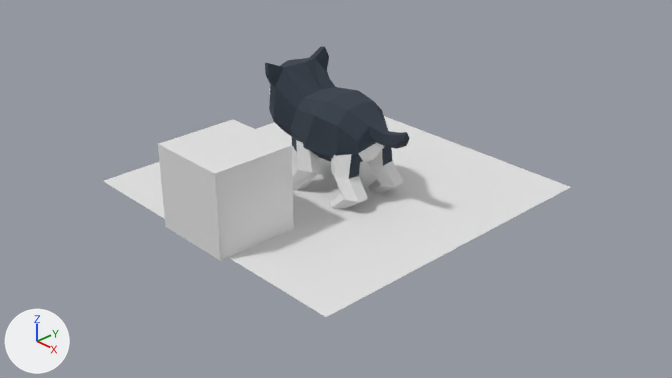
What one commit did to the Blender file blender/husky.blend.
Before and after are seen from the file's camera 'Camera'. The axes (+X, +Y, +Z) are drawn at lower left. The lights are the same throughout.

Script lines for the objects in view, before the commit:
```python
me_cube = bpy.data.meshes.new('Cube')
me_cube.from_pydata(...)  # 78 vertices, 66 faces, 2 loose edges; spans x -1.08..1.13, y -0.49..0.0, z 0.41..1.47
# faces by material slot: [39, 26, 1]
me_cube.materials.append(mat_grey)  # dark blue #36404c
me_cube.materials.append(mat_white)  # white #e7e7e7
me_cube.materials.append(mat_black)  # black #3a3a3a
me_cube_001 = bpy.data.meshes.new('Cube.001')
me_cube_001.from_pydata(...)  # a box spanning x -1.0..1.0, y -1.0..1.0, z -1.0..1.0
me_plane = bpy.data.meshes.new('Plane')
me_plane.from_pydata([(-1.0, -1.0, 0.0), (1.0, -1.0, 0.0), (-1.0, 1.0, 0.0), (1.0, 1.0, 0.0)], [], [(0, 1, 3, 2)])
ob_body = bpy.data.objects.new('body', me_cube)
ob_body.location = (0.0, 0.0, 0.0)
_m = ob_body.modifiers.new('Mirror', 'MIRROR')
_m.use_axis = (False, True, False)
_m.use_clip = True
ob_one_meter = bpy.data.objects.new('one-meter', me_cube_001)
ob_one_meter.location = (0.0, -1.602, 0.5)
ob_one_meter.scale = (0.5, 0.5, 0.5)
ob_plane = bpy.data.objects.new('Plane', me_plane)
ob_plane.location = (0.0, 0.0, 0.0)
ob_plane.scale = (2.0, 2.0, 2.0)
# also in view: 'front-leg' at (-0.19, 0.0, 0.32); 'rear-leg' at (0.52, 0.0, 0.33)
```
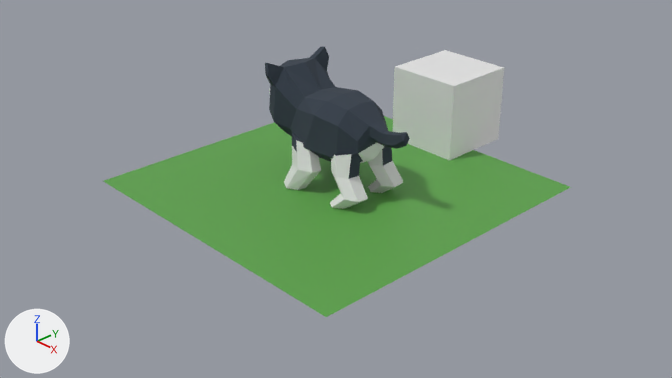
What differs and where, as boxes (x1, y1, x2, y2) in the pictures (672 x 378 px):
'Plane', recoloured (white to green): (103, 116, 571, 317) in both
'one-meter', moved: before (158, 119, 294, 261); after (393, 50, 504, 160)

Edits to the bpy script that builds the scene:
```text
Add mat_green:
    mat_green = principled_material('green')
    mat_green.base_color = (0.106, 0.367, 0.0663)  # green #5ca349
Change me_plane:
    where me_plane.from_pydata(...)  # 4 vertices, 1 face; spans x -1.0..1.0, y -1.0..1.0, z 0.0
    add me_plane.materials.append(mat_green)  # green #5ca349
Change ob_one_meter:
    ob_one_meter.location: (0.0, -1.602, 0.5) -> (0.0, 2.023, 0.5)
```
